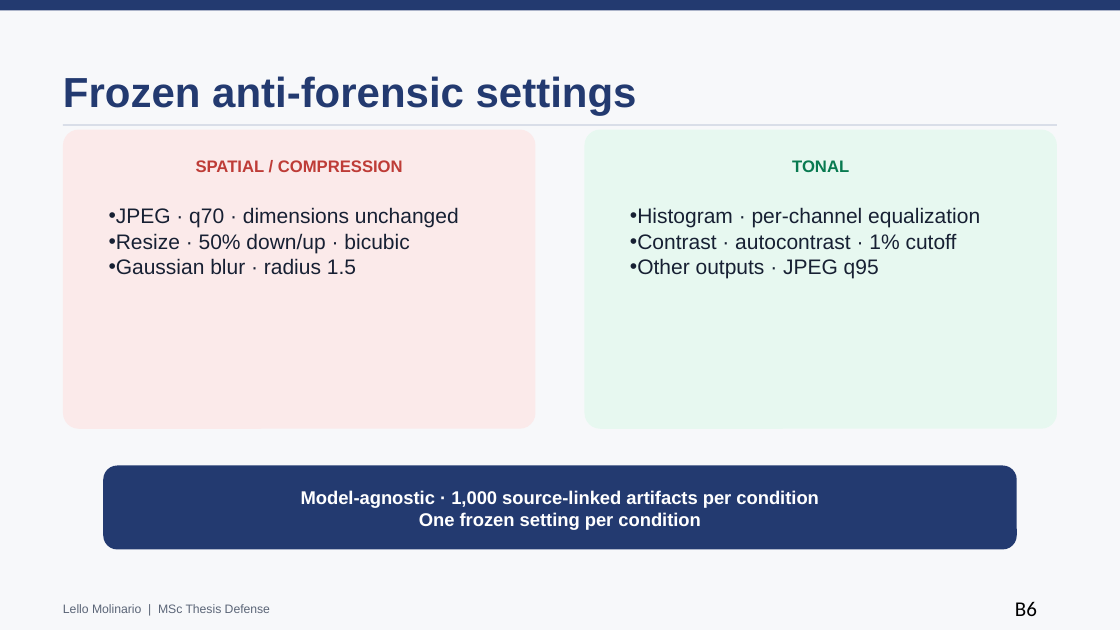
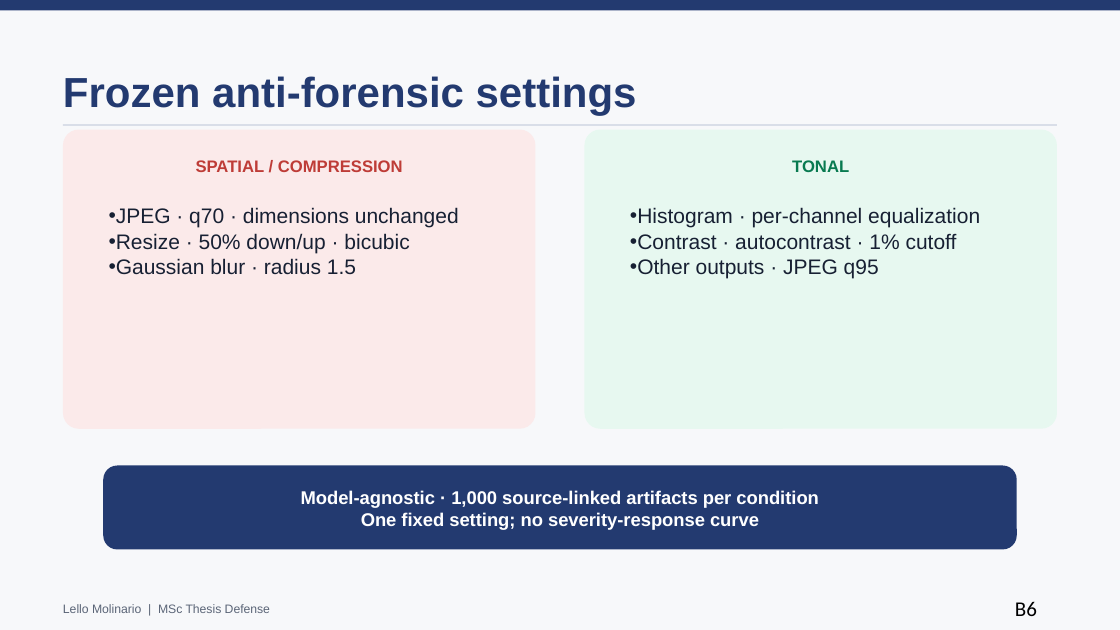
Before and after one commit to lmolinario/Molinario_Thesis_Defense_2026, a slide deck: slide 22 of Molinario_Thesis_Defense_2026.pptx. Drawn at 1120x630 pixels with LibreOffice and Linux fonts; fonts in the diff are those of the drawing. Boxes give left, top, right and bottom in pixels: in the first picture for what was removed or moved away, otherwise in the second. Text is boxed around its words. In the diff, an @@ line names an element or a change of style, - is before the commit and + after.

```diff
--- a/Molinario_Thesis_Defense_2026.pptx
+++ b/Molinario_Thesis_Defense_2026.pptx
@@ text at (361,512,759,530): text changed @@
-One frozen setting per condition
+One fixed setting; no severity-response curve
```
Also in this commit, not shown: 9 other slides changed, 2 other files.
